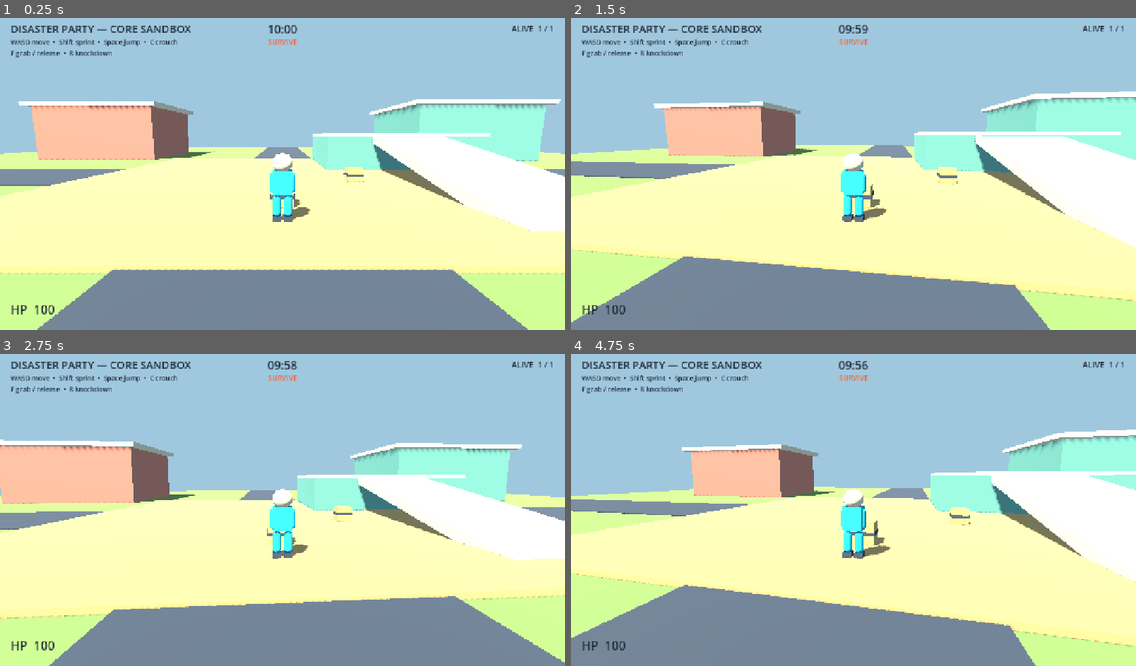
Above: before the commit, frames 1-4 (two rows, left to right).
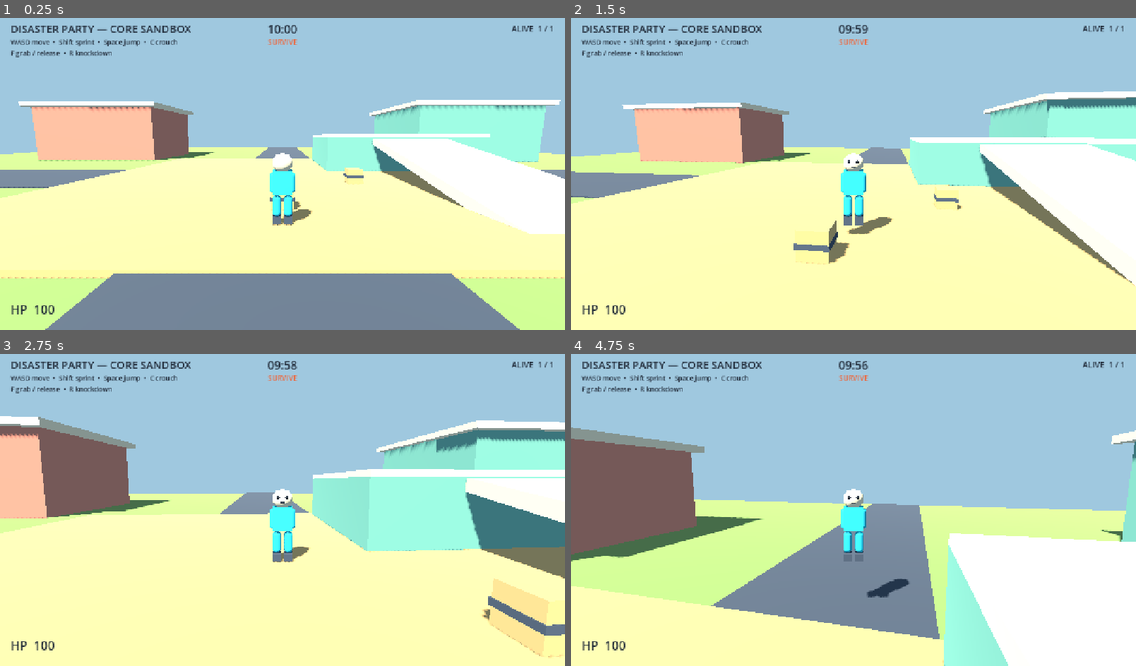
Above: after the commit, the same moments.

Repository: phucle297/idunno
Game: Godot game, scene res://scenes/main.tscn
Two runs of this game, one before a commit and one after it. Both use one fixed random seed, a clock stepped at 60 frames per second and the inputs below.
Inputs (mouse positions are in pixels of both pictures, inside the frame that each line leads up to):
- Up to frame 1 (0.25 s): no input
- Up to frame 2 (1.5 s): tap Enter (ui_accept) at 0.5 s; move the mouse to (881, 170) at 0.52 s; hold W (move_forward) from 0.53 s (still down); tap F (grab) at 0.6 s; click (881, 170) at 0.67 s; tap Space (jump) at 0.77 s; move the mouse to (825, 174) at 1.27 s; tap C (crouch) at 1.35 s
- Up to frame 3 (2.75 s): keep holding W (move_forward); tap Space (jump) at 1.52 s; tap F (grab) at 1.55, 2.1 s; move the mouse to (293, 500) at 2.02 s
- Up to frame 4 (4.75 s): keep holding W (move_forward); move the mouse to (847, 513) at 2.77 s; tap E (spectate_next) at 2.85 s; click (847, 513) at 2.92 s; tap Space (jump) at 3.02, 3.77, 4.52 s; tap F (grab) at 3.05, 3.8, 4.55 s; move the mouse to (893, 510) at 3.52 s; hold Q (spectate_previous) 3.53-4.28 s; move the mouse to (808, 503) at 4.27 s; tap Shift (sprint) at 4.35 s

The runs differ from the first frame. In frame 1, 3.9% of the frame differs, in the area x 0-100%, y 26-100%; in frame 2, 30%; in frame 3, 42%; in frame 4, 63%, in the area x 0-100%, y 23-100%.

Commit message:
fix(input): restore offline player controls
Amp-Thread-ID: https://ampcode.com/threads/T-01a10f48-c0c1-7799-a84a-a5178c7b1aa7
Co-authored-by: Amp <amp@ampcode.com>

Diff:
--- a/game/player.gd
+++ b/game/player.gd
@@ -48,12 +48,14 @@
 
 
 func _physics_process(delta: float) -> void:
-	if _is_eliminated or multiplayer.has_multiplayer_peer() or not accepts_local_input():
+	if _is_eliminated or not accepts_local_input():
+		return
+	if Input.is_action_just_pressed("grab") and is_instance_valid(_grab_manager):
+		_grab_manager.request_local_toggle(_peer_id)
+	if _has_active_network_session():
 		return
 	if Input.is_action_just_pressed("knockdown_test"):
 		apply_knockdown(Vector3.RIGHT * 4.0)
-	if Input.is_action_just_pressed("grab") and is_instance_valid(_grab_manager):
-		_grab_manager.request_local_toggle(_peer_id)
 	apply_movement_input(
 		Input.get_vector("move_left", "move_right", "move_forward", "move_back"),
 		Input.is_action_pressed("sprint"),
@@ -226,6 +228,10 @@
 	return not multiplayer.has_multiplayer_peer() or is_multiplayer_authority()
 
 
+func _has_active_network_session() -> bool:
+	return multiplayer.has_multiplayer_peer() and not multiplayer.multiplayer_peer is OfflineMultiplayerPeer
+
+
 func get_camera_yaw() -> float:
 	return _camera_yaw
 
--- a/progress.json
+++ b/progress.json
@@ -1,6 +1,6 @@
 {
   "schema_version": 1,
-  "updated_at": "2026-10-06T11:27:19+07:00",
+  "updated_at": "2026-10-06T11:32:51+07:00",
   "project": "Disaster Party",
   "source_of_truth": true,
   "current_phase": "phase_6_multiplayer_stabilization",
@@ -279,6 +279,11 @@
       "result": "passed",
       "check": "Phase 6 playable-scene match and health replication",
       "evidence": "PLAYABLE_SCENE_NETWORK_PEERS_OK clients=2 match_health_hud=passed elimination_spectating=passed from …(462 unchanged characters)…
+    },
+    {
+      "result": "passed",
+      "check": "Default-scene offline input regression",
+      "evidence": "The authoritative-movement change incorrectly treated Godot's default OfflineMultiplayerPeer as an active network session, causing PartyPlayer._physics_process to return before offline movement and interaction. The controller now bypasses local movement only for a non-offline multiplayer peer while still routing grab input in network sessions. PLAYER_INTEGRATION_OK checks=27 validates default main.tscn movement and grab input. All ten gameplay suites passed (PHASE1 23, player 27, match 37, rematch 5 cycles/110, spectator 12, grab 19, Meteor 30, Flood 24, Tornado 30, director 37), as did PLAYABLE_SCENE_NETWORK_PEERS_OK clients=2 and NETWORK_AUTHORITY_PEERS_OK."
     }
   ],
   "blockers": [
--- a/tests/test_player_integration.gd
+++ b/tests/test_player_integration.gd
@@ -23,6 +23,7 @@
 	_test_jump_arc()
 	_test_ramp_traversal()
 	await _test_knockdown_recovery()
+	await _test_default_scene_offline_input()
 	if failures.is_empty():
 		print("PLAYER_INTEGRATION_OK checks=%d" % checks)
 		quit(0)
@@ -161,6 +162,27 @@
 	_expect(player.get_node("Visual").visible, "Recovery must restore the upright visual")
 
 
+func _test_default_scene_offline_input() -> void:
+	var main := (load("res://scenes/main.tscn") as PackedScene).instantiate()
+	root.add_child(main)
+	await process_frame
+	var playable_player := main.get_node("Player") as PartyPlayer
+	var start := playable_player.global_position
+	Input.action_press("grab")
+	playable_player._physics_process(DELTA)
+	Input.action_release("grab")
+	_expect(is_instance_valid((main.get_node("GrabManager") as GrabManager).get_held_body(1)), "Default-scene offline grab input must reach GrabManager")
+	Input.action_press("move_forward")
+	for _frame in 30:
+		await physics_frame
+	Input.action_release("move_forward")
+	_expect(not main.is_network_session(), "Default scene must launch in offline mode")
+	_expect(playable_player.accepts_local_input(), "Default-scene player must accept local input")
+	_expect(playable_player.global_position.distance_to(start) > 0.5, "Default-scene offline input must move the player")
+	main.queue_free()
+	await process_frame
+
+
 func _expect(condition: bool, message: String) -> void:
 	checks += 1
 	if not condition:
